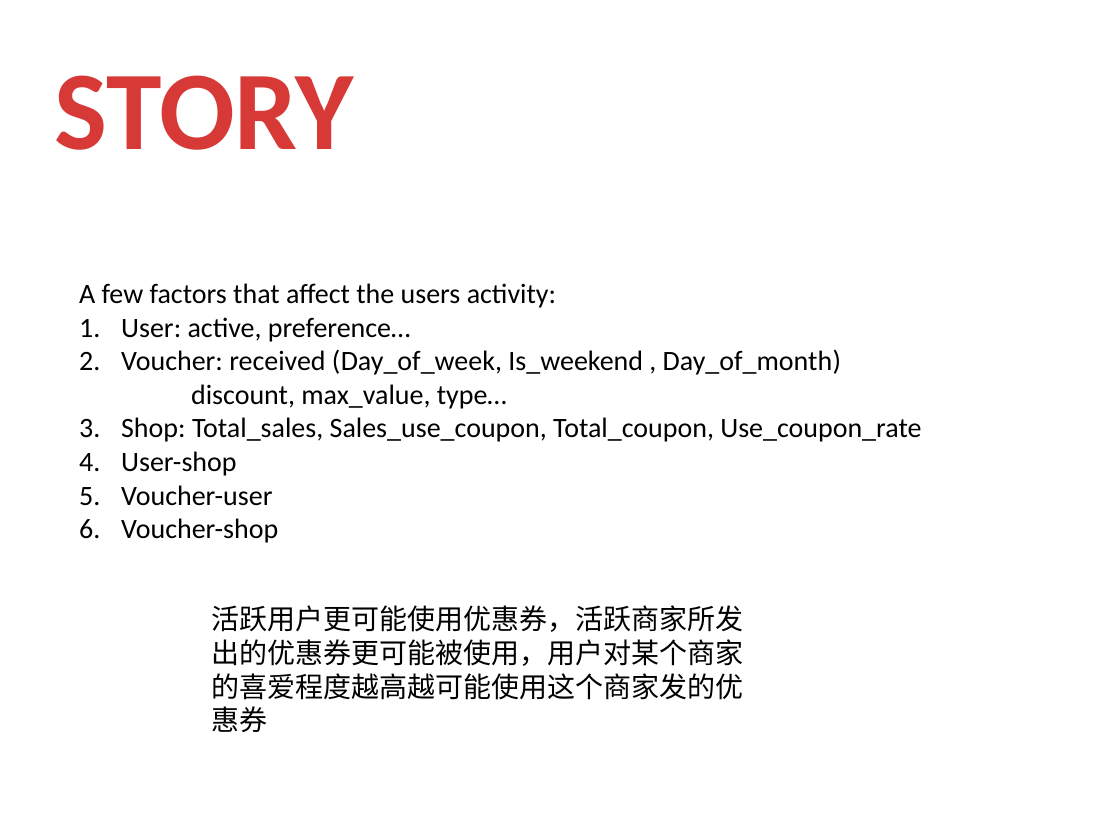
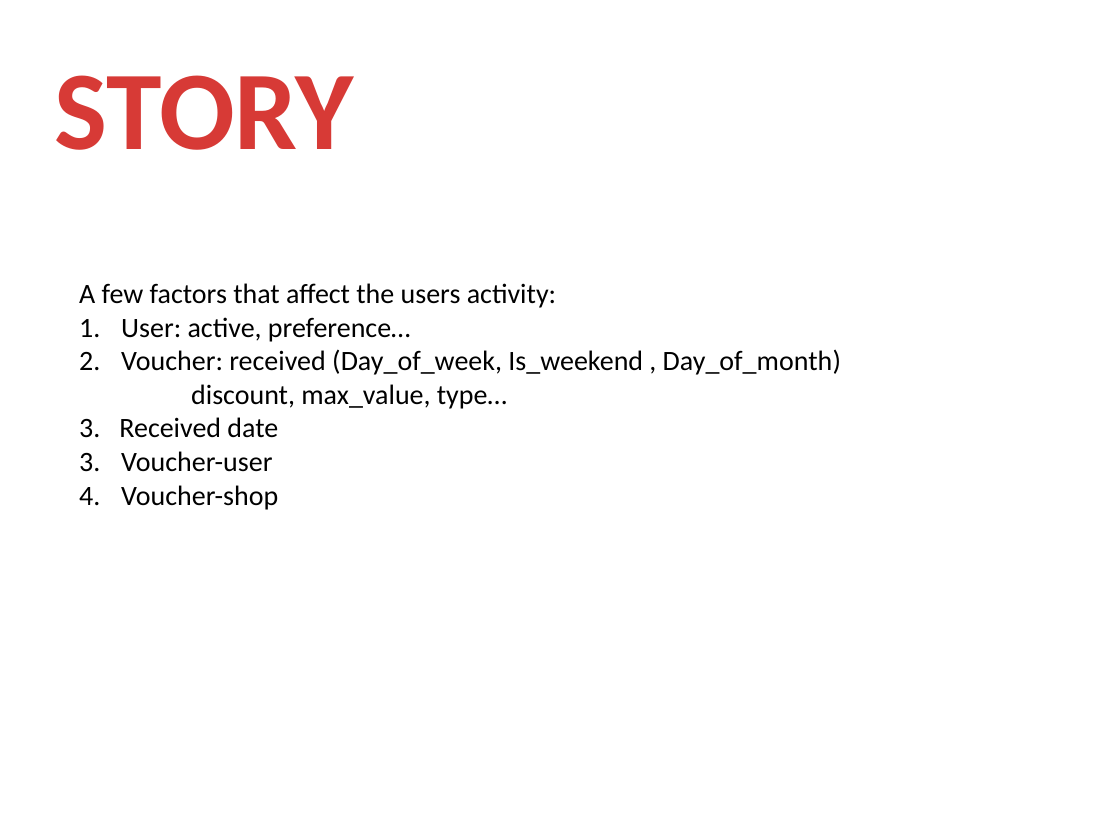
Before and after one commit to GuoJingSRTP/Shopee, a slide deck: slide 1 of shopee.pptx. Drawn at 1120x840 pixels with LibreOffice and Linux fonts; fonts in the diff are those of the drawing. Boxes give left, top, right and bottom in pixels: in the first picture for what was removed or moved away, otherwise in the second. Text is boxed around its words. In the diff, an @@ line names an element or a change of style, - is before the commit and + after.

Commit message:
Update slides

```diff
--- a/shopee.pptx
+++ b/shopee.pptx
@@ text at (x1=79, y1=417, x2=278, y2=438): text changed @@
-1. Shop: Total_sales, Sales_use_coupon, Total_coupon, Use_coupon_rate
-2. User-shop
+3. Received date
@@ text removed at (x1=211, y1=605, x2=743, y2=732) @@
-活跃用户更可能使用优惠券，活跃商家所发出的优惠券更可能被使用，用户对某个商家的喜爱程度越高越可能使用这个商家发的优惠券
```
Also in this commit, not shown: 2 other slides changed.
